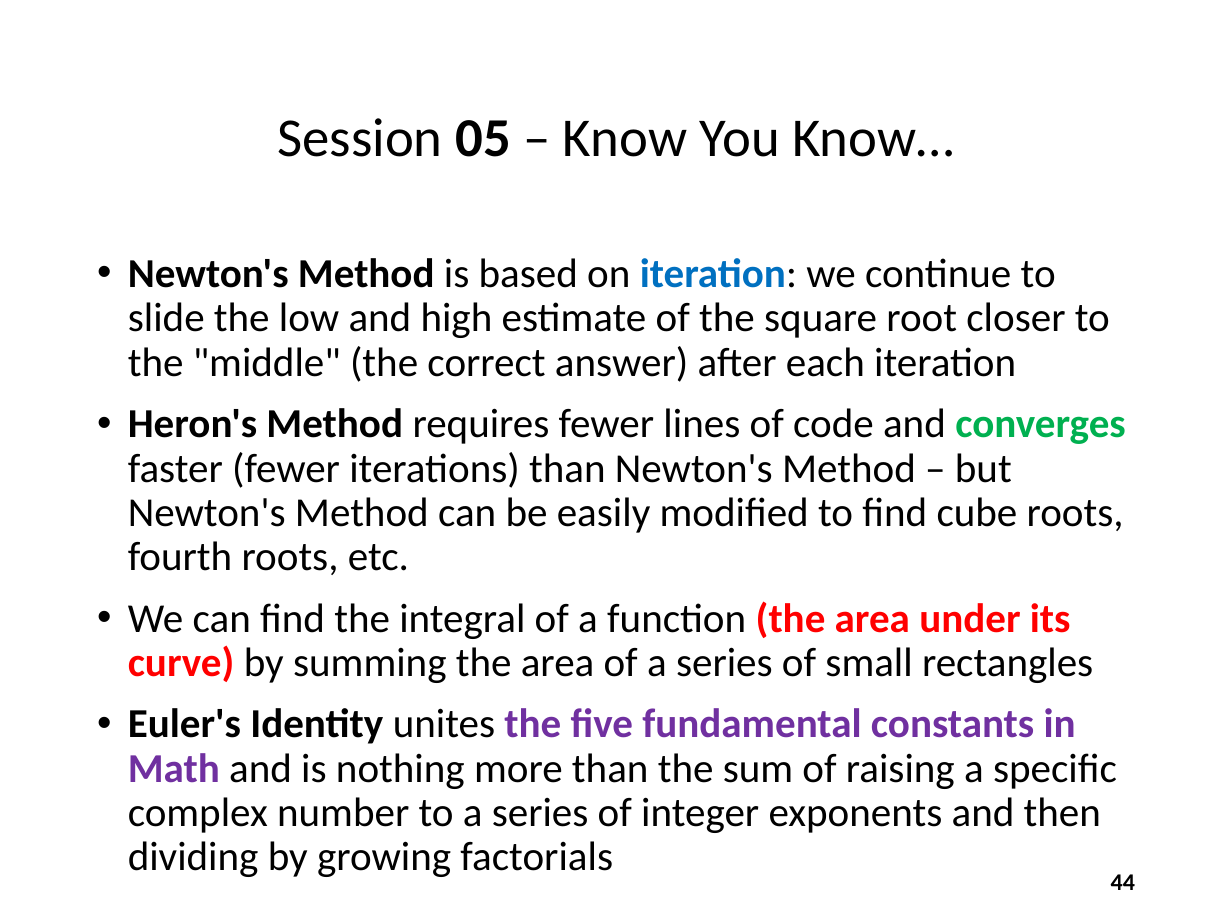
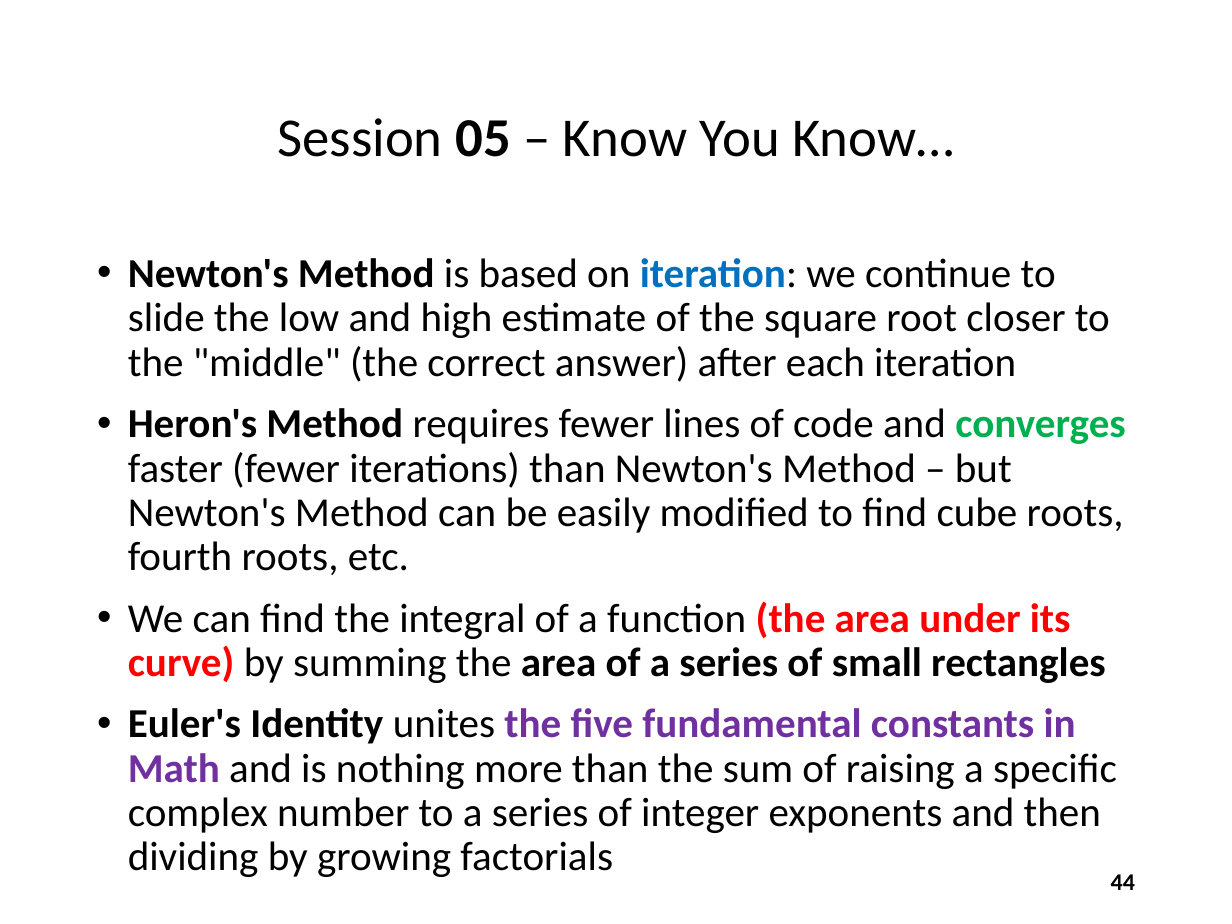
Before and after one commit to dbiersach/scicomp101, a slide deck: slide 44 of Session 05 - Square Roots and Areas/Session 05 - Square Roots and Areas.pptx. Drawn at 1232x924 pixels with LibreOffice and Linux fonts; fonts in the diff are those of the drawing. Boxes give left, top, right and bottom in pixels: in the first picture for what was removed or moved away, otherwise in the second. Text is boxed around its words. In the diff, an @@ line names an element or a change of style, - is before the commit and + after.

```diff
--- a/Session 05 - Square Roots and Areas/Session 05 - Square Roots and Areas.pptx
+++ b/Session 05 - Square Roots and Areas/Session 05 - Square Roots and Areas.pptx
@@ text at bbox=[128, 601, 1106, 683]: bold on in "area of a series of small rectangles" @@
```
Also in this commit, not shown: 3 other slides changed, 1 other file.
